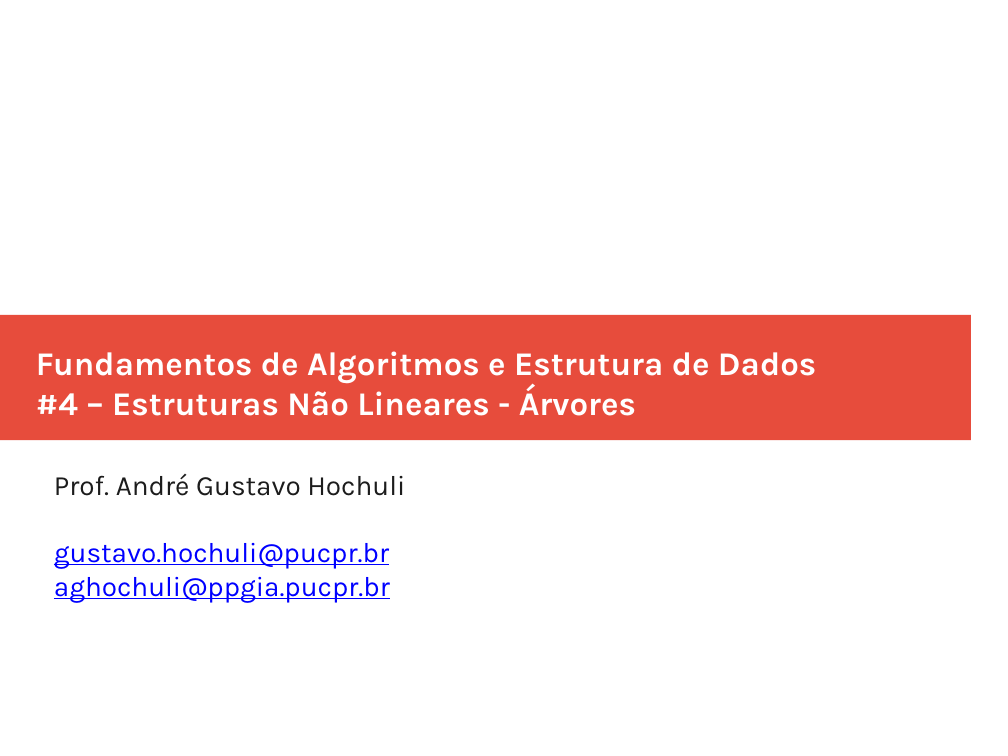
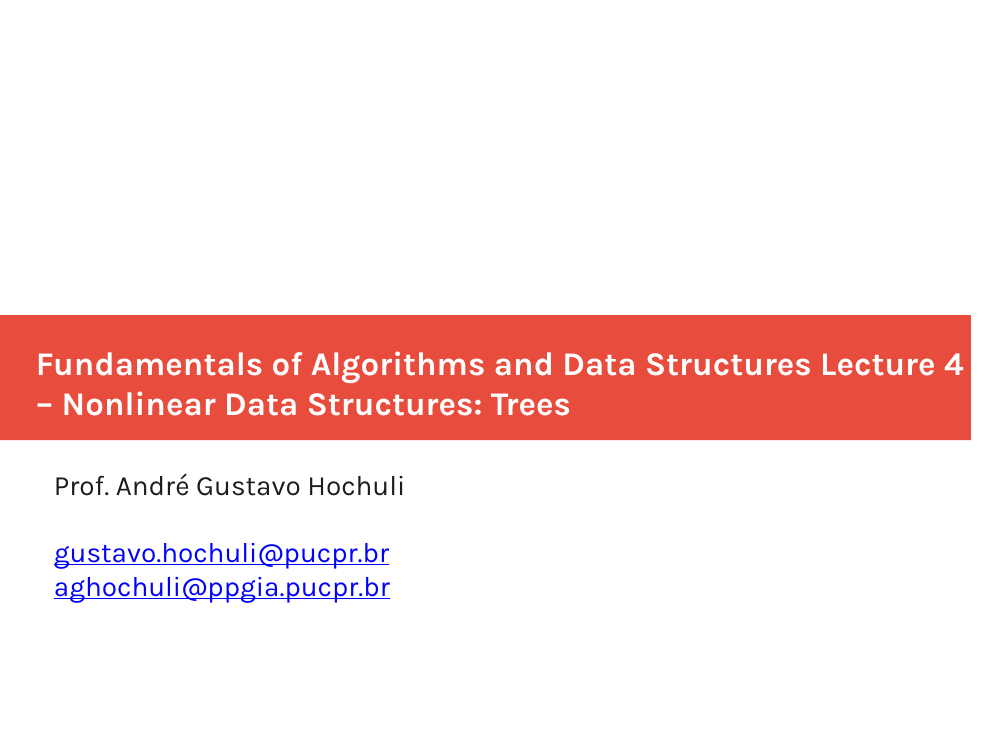
Before and after one commit to andrehochuli/teaching, a slide deck: slide 1 of DataStructuresAndAlgorithms/Lecture 04 - Trees/Aula 04 - Trees.pptx. Drawn at 1008x756 pixels with LibreOffice and Linux fonts; fonts in the diff are those of the drawing. Boxes give left, top, right and bottom in pixels: in the first picture for what was removed or moved away, otherwise in the second. Text is boxed around its words. In the diff, an @@ line names an element or a change of style, - is before the commit and + after.

```diff
--- a/DataStructuresAndAlgorithms/Lecture 04 - Trees/Aula 04 - Trees.pptx
+++ b/DataStructuresAndAlgorithms/Lecture 04 - Trees/Aula 04 - Trees.pptx
@@ text at (36,351,964,416): text changed @@
-Fundamentos de Algoritmos e Estrutura de Dados
-#4 – Estruturas Não Lineares - Árvores
+Fundamentals of Algorithms and Data Structures Lecture 4 – Nonlinear Data Structures: Trees
```
Also in this commit, not shown: 5 other slides changed, 18 slides added, 19 slides removed, 2 other files.
